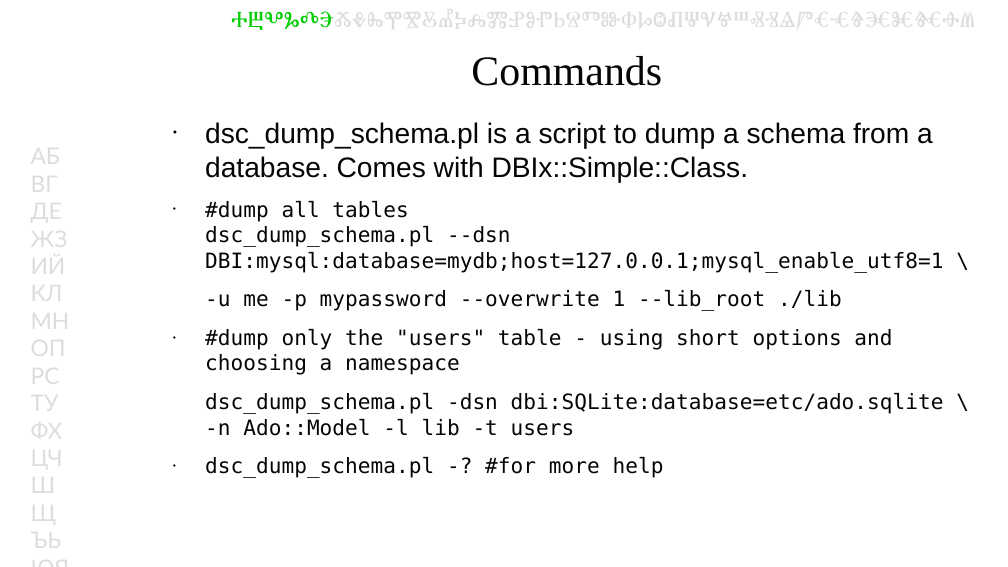
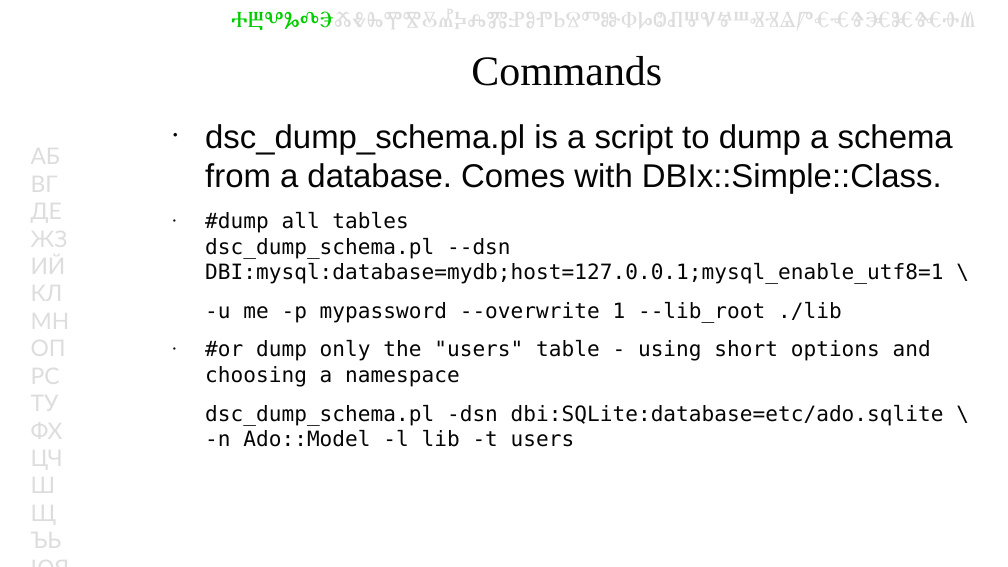
Before and after one commit to kberov/Ado-YAPC-EU-talk, a slide deck: slide 25 of Ado-YAPC-EU-2014.odp (slide 19 before the commit). Drawn at 1008x567 pixels with LibreOffice and Linux fonts; fonts in the diff are those of the drawing; background and template pictures are left out. Boxes give left, top, right and bottom in pixels: in the first picture for what was removed or moved away, otherwise in the second. Text is boxed around its words. In the diff, an @@ line names an element or a change of style, - is before the commit and + after.

Commit message:
splitted some slides in multiple slides with less text and added "generate crud"

```diff
--- a/Ado-YAPC-EU-2014.odp
+++ b/Ado-YAPC-EU-2014.odp
@@ text at [205,124,953,194]: size 22.2 to 25.9 pt in "dsc_dump_schema.pl is a script to dump a ..." @@
@@ text at [205,340,931,387]: text changed @@
-● #dump only the "users" table - using short options and choosing a namespace
+● #or dump only the "users" table - using short options and choosing a namespace
@@ text at [205,457,664,478]: paragraph removed @@
-● dsc_dump_schema.pl -? #for more help
```
Also in this commit, not shown: 10 other slides changed, 6 slides added.
